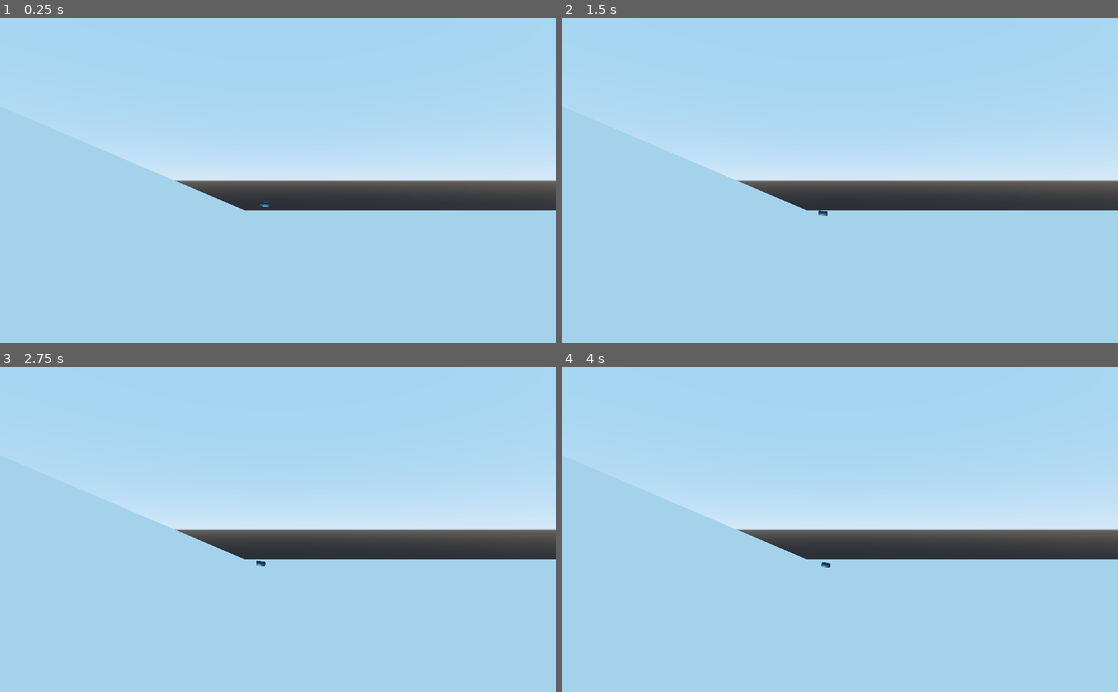
Above: before the commit, frames 1-4 (two rows, left to right).
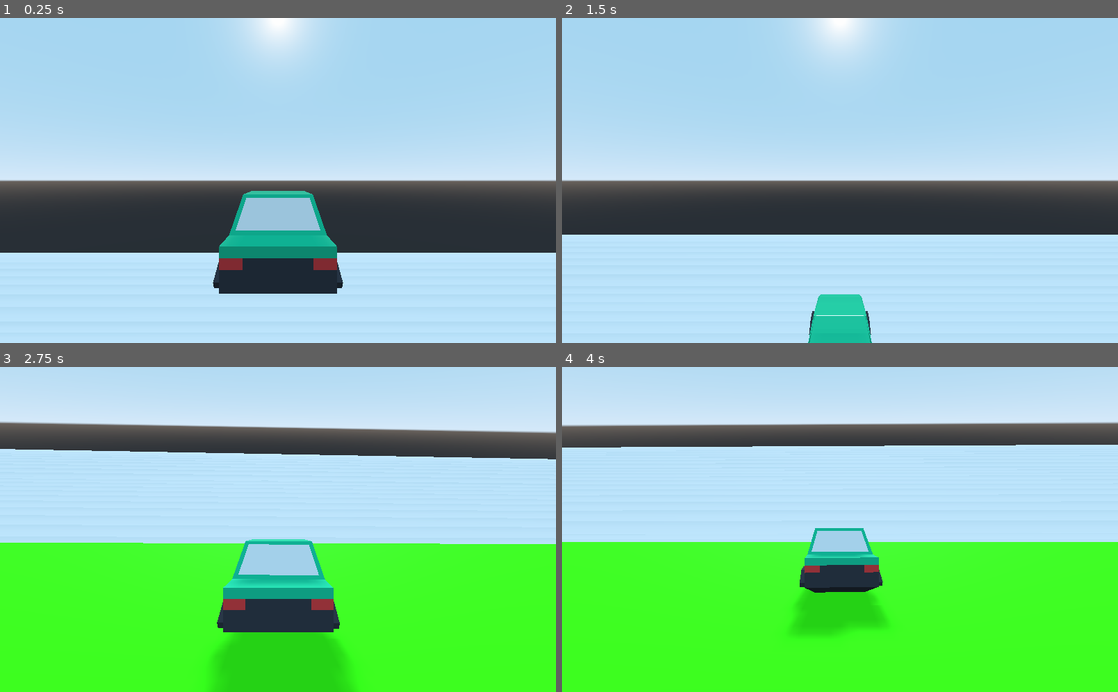
Above: after the commit, the same moments.

Repository: MartinF99/RacingWildJam25
Game: Godot game, scene res://Scenes/TestWorld.tscn
The game is run twice, just before and just after one commit, with the same random seed, the same clock (stepped at 60 frames per second) and the same inputs. The engine's default icon, where the game draws it, is replaced by a stand-in: a white triangle on a blue panel in a dark square.
Inputs:
- Up to frame 1 (0.25 s): no input
- Up to frame 2 (1.5 s): hold D (right) 0.53-1.28 s; hold Space (brake) from 1.28 s (still down)
- Up to frame 3 (2.75 s): release Space (brake) at 2.03 s; hold D (right) from 2.03 s (still down)
- Up to frame 4 (4 s): release D (right) at 2.78 s; hold W (forward) 2.78-3.53 s; hold A (left) from 3.53 s (still down)

The runs differ from the first frame. In frame 1, 26% of the frame differs, in the area x 0-100%, y 0-100%; in frame 2, 20%; in frame 3, 67%, in the area x 0-100%, y 4-100%; in frame 4, 67%.

Commit message:
Hovercraft bugs and Car

Diff:
--- /dev/null
+++ b/Scenes/Car.gd
@@ -0,0 +1,53 @@
+extends VehicleBody
+class_name Car
+
+export var engine_force_max : float = 200
+export var brake_force_max : float = 50
+export var steering_angle_max : float = 1
+export var steering_velocity : float = 5
+
+var steer_target : float = 0
+var steering_angle : float = 0
+var acceleration : float = 0
+var brake_val : float = 0
+var steer_val : float = 0
+# Declare member variables here. Examples:
+# var a = 2
+# var b = "text"
+
+
+func _process(delta):
+	acceleration = 0
+	brake_val = 0
+	steer_val = 0
+	if Input.is_action_pressed("forward"):
+		acceleration = 1
+	if Input.is_action_pressed("brake"):
+		brake_val = 1
+	if Input.is_action_pressed("left"):
+		steer_val = 1
+	if Input.is_action_pressed("right"):
+		steer_val = -1
+
+func _physics_process(delta):
+	engine_force = acceleration * engine_force_max
+	brake = brake_val * brake_force_max
+	steer_target = steer_val * steering_angle_max
+	if steer_target < steering_angle:
+		steering_angle -= steering_velocity * delta
+		if steer_target > steering_angle:
+			steering_angle = steer_target
+	elif steer_target > steering_angle:
+		steering_angle += steering_velocity * delta
+		if steer_target < steering_angle:
+			steering_angle = steer_target
+	steering = steering_angle
+	pass
+# Called when the node enters the scene tree for the first time.
+func _ready():
+	pass # Replace with function body.
+
+
+# Called every frame. 'delta' is the elapsed time since the previous frame.
+#func _process(delta):
+#	pass
--- /dev/null
+++ b/Scenes/Car.tscn
@@ -0,0 +1,75 @@
+[gd_scene load_steps=5 format=2]
+
+[ext_resource path="res://Scenes/Car.gd" type="Script" id=1]
+[ext_resource path="res://Car.obj" type="ArrayMesh" id=2]
+[ext_resource path="res://Scenes/InterpolatedCamera.gd" type="Script" id=3]
+
+[sub_resource type="BoxShape" id=1]
+
+[node name="Car" type="VehicleBody"]
+continuous_cd = true
+script = ExtResource( 1 )
+
+[node name="CollisionShape" type="CollisionShape" parent="."]
+transform = Transform( 0.498, 0, 0, 0, 0.5, 0, 0, 0, 1.914, 0, 0.777358, 0 )
+shape = SubResource( 1 )
+
+[node name="MeshInstance" type="MeshInstance" parent="."]
+transform = Transform( -1, 0, -3.25841e-07, 0, 1, 0, 3.25841e-07, 0, -1, 0, -0.112791, 0 )
+mesh = ExtResource( 2 )
+material/0 = null
+material/1 = null
+material/2 = null
+material/3 = null
+material/4 = null
+
+[node name="WheelFrontRight" type="VehicleWheel" parent="."]
+transform = Transform( -1, 0, -3.25841e-07, 0, 1, 0, 3.25841e-07, 0, -1, 0.5, 0, -1 )
+use_as_steering = true
+wheel_friction_slip = 2.0
+suspension_travel = 0.1
+suspension_stiffness = 10.0
+suspension_max_force = 160.0
+damping_compression = 0.4
+damping_relaxation = 0.6
+
+[node name="WheelFrontLeft" type="VehicleWheel" parent="."]
+transform = Transform( -1, 0, -3.25841e-07, 0, 1, 0, 3.25841e-07, 0, -1, -0.5, 0, -1 )
+use_as_steering = true
+wheel_friction_slip = 2.0
+suspension_travel = 0.1
+suspension_stiffness = 10.0
+suspension_max_force = 160.0
+damping_compression = 0.4
+damping_relaxation = 0.6
+
+[node name="WheelRearRight" type="VehicleWheel" parent="."]
+transform = Transform( -1, 0, -3.25841e-07, -4.23101e-09, 0.999916, 0.0129849, 3.25814e-07, 0.0129849, -0.999916, 0.5, 0, 1.41609 )
+use_as_traction = true
+wheel_friction_slip = 2.0
+suspension_travel = 0.1
+suspension_stiffness = 10.0
+suspension_max_force = 160.0
+damping_compression = 0.4
+damping_relaxation = 0.6
+
+[node name="WheelRearLeft" type="VehicleWheel" parent="."]
+transform = Transform( -1, 0, -3.25841e-07, 0, 1, 0, 3.25841e-07, 0, -1, -0.5, 0, 1.58166 )
+use_as_traction = true
+wheel_friction_slip = 2.0
+suspension_travel = 0.1
+suspension_stiffness = 10.0
+suspension_max_force = 160.0
+damping_compression = 0.4
+damping_relaxation = 0.6
+
+[node name="InterpolatedCamera" type="InterpolatedCamera" parent="."]
+transform = Transform( 1, 0, 0, 0, 1, 0, 0, 0, 1, 0, 1.316, 3.87367 )
+current = true
+target = NodePath("../TargetCam")
+speed = 5.0
+enabled = true
+script = ExtResource( 3 )
+
+[node name="TargetCam" type="Spatial" parent="."]
+transform = Transform( 1, 0, 0, 0, 1, 0, 0, 0, 1, 0, 1.26935, 3.87367 )
--- a/Scenes/HoverCraft.gd
+++ b/Scenes/HoverCraft.gd
@@ -5,7 +5,7 @@
 #vars
 var gravity_ground : float
 var gravity_air : float
-var is_on_ground : bool
+#var is_on_ground : bool
 var hover_height : float
 var hover_force : float
 var drive_force : float = 100
@@ -22,7 +22,8 @@
 var speed : float
 
 #onready var
-onready var ground_ray : RayCast = $RayCast
+var ground_rays : Array
+onready var ground_ray_origin : RayCast = $GroundRay
 onready var pidc : PIDController = $PIDController
 
 
@@ -33,6 +34,7 @@
 	gravity_ground = 10
 	hover_height = 2
 	hover_force = 200
+	ground_rays = get_tree().get_nodes_in_group("stabilizers")
 
 
 func _process(delta: float) -> void:
@@ -53,14 +55,19 @@
 
 func _physics_process(delta) -> void:
 	speed = linear_velocity.dot(-global_transform.basis.z)
-	check_ground()
+	#check_ground()
 	turn()
-
-	add_force(adjust_gravity() + hover_force(delta) + propulsion(), Vector3.ZERO)
+	var is_on_ground : bool
+	for ground_ray in ground_rays:
+		is_on_ground = check_ground(ground_ray)
+		ground_ray.force_raycast_update()
+		add_force( 1/4 * hover_force(delta, ground_ray, is_on_ground) + 1/4 * adjust_gravity(is_on_ground),ground_ray.transform.origin)
+	is_on_ground = check_ground(ground_ray_origin)
+	add_force(propulsion(is_on_ground) + adjust_gravity(is_on_ground) + hover_force(delta, ground_ray_origin,is_on_ground), Vector3.ZERO)
 
 
 func _integrate_forces(state: PhysicsDirectBodyState) -> void:
-	align_to_ground()
+	pass
 
 
 func turn():
@@ -68,25 +75,24 @@
 	add_torque(Vector3(0, rotation_torque, 0))
 
 
-func hover_force(delta : float) -> Vector3:
+func hover_force(delta : float, ground_ray : RayCast, is_on_ground : bool) -> Vector3:
 	if not is_on_ground:
 		return Vector3.ZERO
 	var distance_to_ground : float = ground_ray.get_collision_point().distance_to(transform.origin)
 	var percentage_of_force : float = pidc.seek(hover_height, distance_to_ground, delta)
-
 	return ground_ray.get_collision_normal().normalized() * hover_force * percentage_of_force
 
 
-func align_to_ground() -> void:
-	var ground_normal : Vector3 = Vector3.UP
-	if is_on_ground:
-		ground_normal = ground_ray.get_collision_normal().normalized()
-	var xform = align_to_y(global_transform, ground_normal)
-	var lin_vel = linear_velocity
-	var ang_vel = angular_velocity
-	global_transform = global_transform.interpolate_with(xform, 0.2)
-	linear_velocity = lin_vel
-	angular_velocity = ang_vel
+#func align_to_ground() -> void:
+#	var ground_normal : Vector3 = Vector3.UP
+#	if is_on_ground:
+#		ground_normal = ground_ray.get_collision_normal().normalized()
+#	var xform = align_to_y(global_transform, ground_normal)
+#	var lin_vel = linear_velocity
+#	var ang_vel = angular_velocity
+#	global_transform = global_transform.interpolate_with(xform, 0.2)
+#	linear_velocity = lin_vel
+#	angular_velocity = ang_vel
 
 
 func align_to_y(xform : Transform, up : Vector3) -> Transform:
@@ -97,18 +103,18 @@
 
 
 
-func adjust_gravity() -> Vector3:
+func adjust_gravity(is_on_ground : bool ) -> Vector3:
 	if is_on_ground:
 		return gravity_ground * Vector3.DOWN
 	else:
 		return gravity_air * Vector3.DOWN
 
 
-func check_ground() -> void:
-	is_on_ground = ground_ray.is_colliding()
+func check_ground(ground_ray : RayCast) -> bool:
+		return ground_ray.is_colliding()
 
 
-func propulsion() -> Vector3:
+func propulsion(is_on_ground) -> Vector3:
 	if thruster >= 0:
 		linear_velocity *= slowing_factor
 
@@ -118,5 +124,5 @@
 	if brake:
 		linear_velocity *= braking_factor
 
-	var propulsion : Vector3 = -global_transform.basis.z * (drive_force * thruster - drag * clamp(speed, 0, terminal_velocity))
+	var propulsion : Vector3 = -global_transform.basis.z * (drive_force * thruster - drag)
 	return propulsion
--- a/Scenes/HoverCraft.tscn
+++ b/Scenes/HoverCraft.tscn
@@ -27,9 +27,39 @@
 transform = Transform( 0.5, 0, 0, 0, 0.5, 0, 0, 0, 1, 0, 0, 0 )
 shape = SubResource( 3 )
 
-[node name="RayCast" type="RayCast" parent="."]
+[node name="RayCastRight" type="RayCast" parent="." groups=[
+"stabilizers",
+]]
+transform = Transform( 1, 0, 0, 0, 1, 0, 0, 0, 1, 0.366863, 0, 0 )
 enabled = true
-cast_to = Vector3( 0, -10, 0 )
+cast_to = Vector3( 0, -2, 0 )
+
+[node name="GroundRay" type="RayCast" parent="." groups=[
+"stabilizers",
+]]
+enabled = true
+cast_to = Vector3( 0, -2, 0 )
+
+[node name="RayCastLeft" type="RayCast" parent="." groups=[
+"stabilizers",
+]]
+transform = Transform( 1, 0, 0, 0, 1, 0, 0, 0, 1, -0.46354, 0, 0 )
+enabled = true
+cast_to = Vector3( 0, -2, 0 )
+
+[node name="RayCastRear" type="RayCast" parent="." groups=[
+"stabilizers",
+]]
+transform = Transform( 1, 0, 0, 0, 1, 0, 0, 0, 1, 0, 0, 1 )
+enabled = true
+cast_to = Vector3( 0, -2, 0 )
+
+[node name="RayCastFront" type="RayCast" parent="." groups=[
+"stabilizers",
+]]
+transform = Transform( 1, 0, 0, 0, 1, 0, 0, 0, 1, 0, 0, -1 )
+enabled = true
+cast_to = Vector3( 0, -2, 0 )
 
 [node name="PIDController" type="Node" parent="."]
 script = ExtResource( 2 )
--- /dev/null
+++ b/Scenes/InterpolatedCamera.gd
@@ -0,0 +1,15 @@
+extends InterpolatedCamera
+
+
+# Declare member variables here. Examples:
+# var a = 2
+# var b = "text"
+onready var car = get_parent()
+
+# Called when the node enters the scene tree for the first time.
+func _ready():
+	set_as_toplevel(true)
+
+# Called every frame. 'delta' is the elapsed time since the previous frame.
+#func _process(delta):
+#	pass
--- a/Scenes/TestWorld.tscn
+++ b/Scenes/TestWorld.tscn
@@ -1,15 +1,19 @@
-[gd_scene load_steps=4 format=2]
+[gd_scene load_steps=5 format=2]
 
-[ext_resource path="res://Scenes/HoverCraft.tscn" type="PackedScene" id=1]
+[ext_resource path="res://Scenes/Car.tscn" type="PackedScene" id=1]
 
 [sub_resource type="CubeMesh" id=1]
 
 [sub_resource type="BoxShape" id=2]
 
+[sub_resource type="SpatialMaterial" id=3]
+albedo_color = Color( 0.219608, 1, 0, 1 )
+
 [node name="TestWorld" type="Spatial"]
 
-[node name="HovCraft" parent="." instance=ExtResource( 1 )]
-transform = Transform( 1, 0, 0, 0, 1, 0, 0, 0, 1, 0, 8.78724, 39.3819 )
+[node name="Car" parent="." instance=ExtResource( 1 )]
+transform = Transform( 1, 0, 0, 0, 1, 0, 0, 0, 1, 0, 30.9594, 52.5662 )
+engine_force = 1000.0
 
 [node name="StaticBody" type="StaticBody" parent="."]
 transform = Transform( 200, 0, 0, 0, 1, 0, 0, 0, 200, 0, 0, 0 )
@@ -25,12 +29,16 @@
 transform = Transform( 200, 0, 0, 0, 0.910467, 82.7162, 0, -0.413581, 182.093, 0, 0, 35.0775 )
 
 [node name="MeshInstance" type="MeshInstance" parent="StaticBody2"]
+transform = Transform( 1, 0, 0, 0, 1, 0, 0, 3.49246e-10, 1, 0, 0, 0 )
 mesh = SubResource( 1 )
-material/0 = null
+material/0 = SubResource( 3 )
 
 [node name="CollisionShape" type="CollisionShape" parent="StaticBody2"]
 shape = SubResource( 2 )
 
 [node name="Camera" type="Camera" parent="."]
-transform = Transform( 0.346559, 0, 0.938028, 0, 1, 0, -0.938028, 0, 0.346559, 53.544, 13.809, 55.965 )
-current = true
+transform = Transform( 0.346559, 0, 0.938028, 0, 1, 0, -0.938028, 0, 0.346559, 47.6906, 13.809, 55.965 )
+
+[node name="DirectionalLight" type="DirectionalLight" parent="."]
+transform = Transform( 1, 0, 0, 0, -0.988287, 0.152606, 0, -0.152606, -0.988287, 0, 175.869, 0 )
+shadow_enabled = true
--- a/project.godot
+++ b/project.godot
@@ -9,12 +9,18 @@
 config_version=4
 
 _global_script_classes=[ {
+"base": "VehicleBody",
+"class": "Car",
+"language": "GDScript",
+"path": "res://Scenes/Car.gd"
+}, {
 "base": "Node",
 "class": "PIDController",
 "language": "GDScript",
 "path": "res://Scenes/PIDController.gd"
 } ]
 _global_script_class_icons={
+"Car": "",
 "PIDController": ""
 }
 
Not shown, added: Car.mtl
Not shown, added: Car.obj
Not shown, added: Car.obj.import
